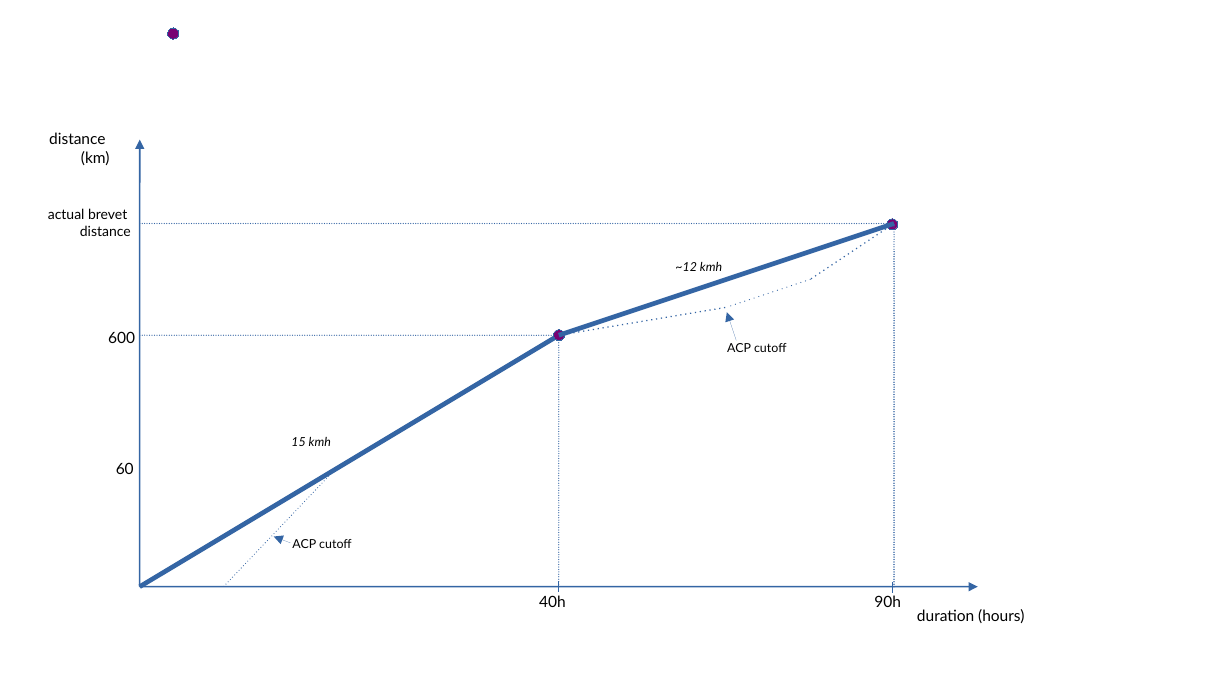
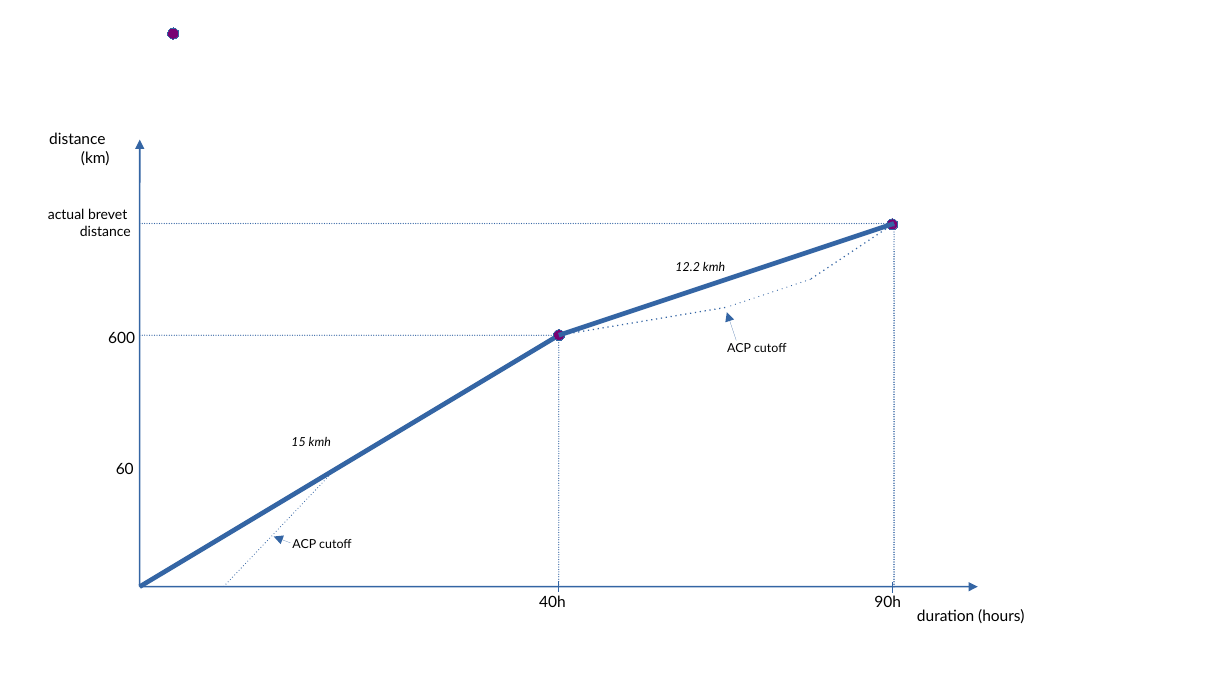
Before and after one commit to Julien5/wpx, a slide deck: slide 1 of docs/images/ACP-simple.odp. Drawn at 1232x693 pixels with LibreOffice and Linux fonts; fonts in the diff are those of the drawing. Boxes give left, top, right and bottom in pixels: in the first picture for what was removed or moved away, otherwise in the second. Text is boxed around its words. In the diff, an @@ line names an element or a change of style, - is before the commit and + after.

```diff
--- a/docs/images/ACP-simple.odp
+++ b/docs/images/ACP-simple.odp
@@ text at [675,262,725,271]: text changed @@
-~12 kmh
+12.2 kmh
```
Also in this commit, not shown: 4 other files.
